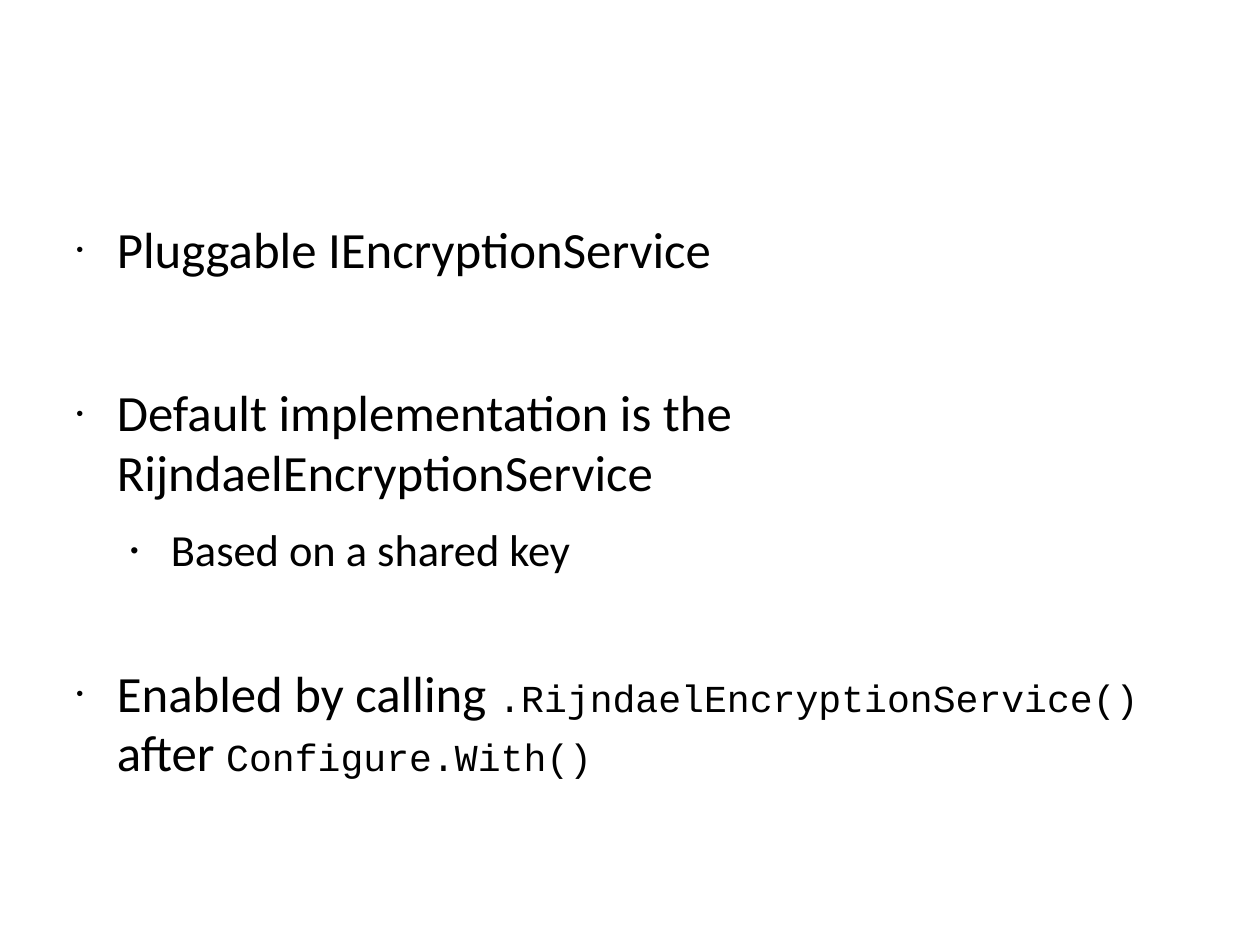
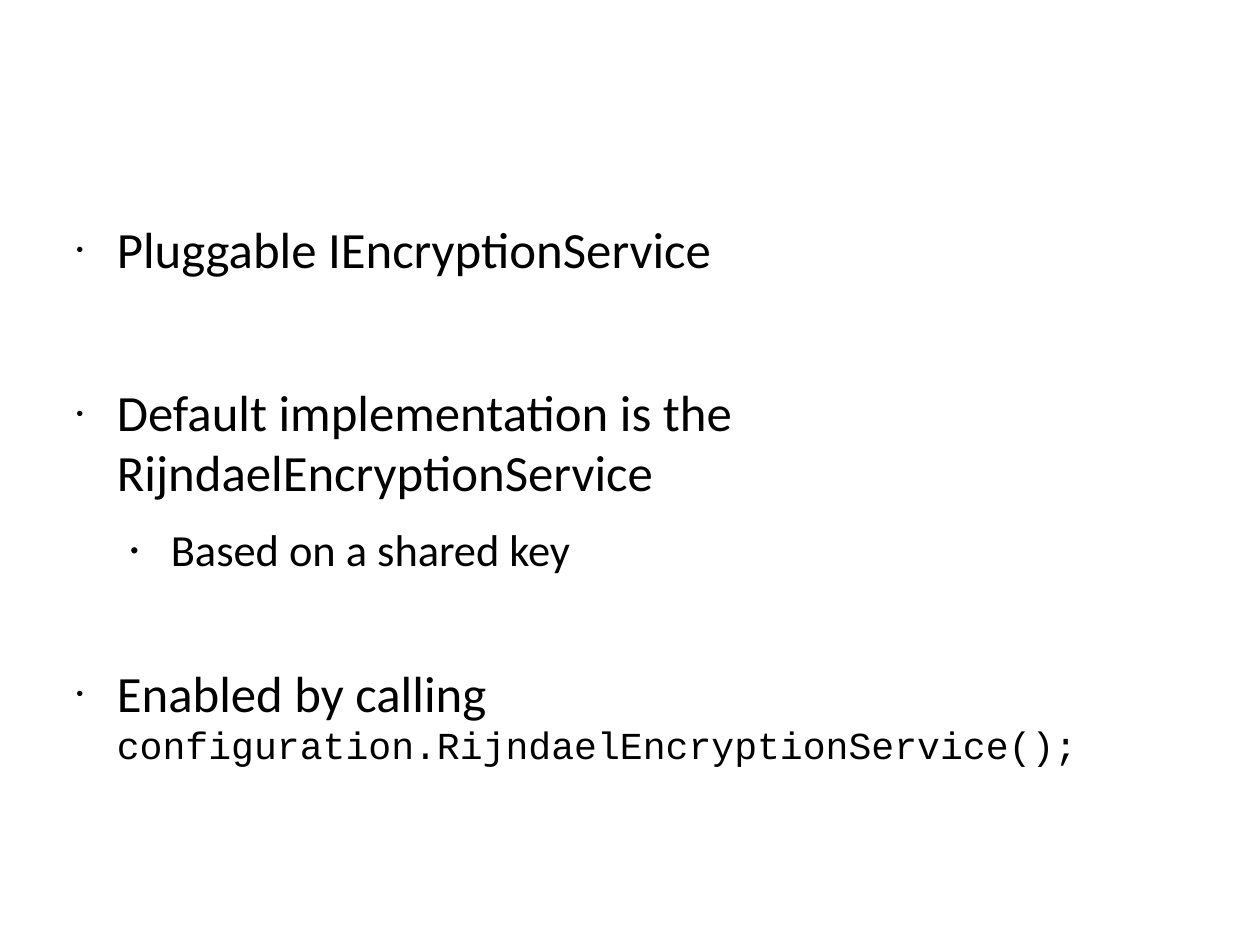
Before and after one commit to Particular/Course.Slides, a slide deck: slide 48 of EnterpriseDevelopmentWithNServiceBus.pptx. Drawn at 1260x945 pixels with LibreOffice and Linux fonts; fonts in the diff are those of the drawing; background and template pictures are left out. Boxes give left, top, right and bottom in pixels: in the first picture for what was removed or moved away, otherwise in the second. Text is boxed around its words. In the diff, an @@ line names an element or a change of style, - is before the commit and + after.

Commit message:
Changed Container and Encryption slides to NSB v5

```diff
--- a/EnterpriseDevelopmentWithNServiceBus.pptx
+++ b/EnterpriseDevelopmentWithNServiceBus.pptx
@@ text at bbox=[117, 676, 1077, 767]: text changed @@
-• Enabled by calling .RijndaelEncryptionService() after Configure.With()
+• Enabled by calling configuration.RijndaelEncryptionService();
```
Also in this commit, not shown: 8 other slides changed, 1 other file.
